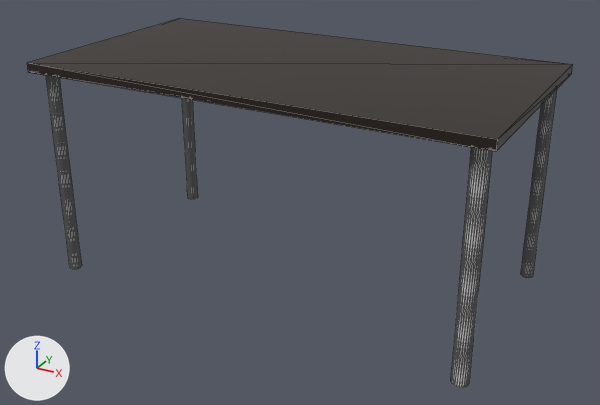
Before and after pictures for a commit that changed the COLLADA model models/stol/meshes/Stol.dae.
Rendered twice from a camera (50 mm lens) standing at (1.95, -1.894, 1.375) and looking at (0.739, 0.307, 0.275). Lighting does not change. The marker at lower left points along +X, +Y and +Z. Mesh edges are drawn as thin lines. Where no turn or scale is listed for an object, it has been applied to the vertices.

In view in the first picture: 'Stół'.
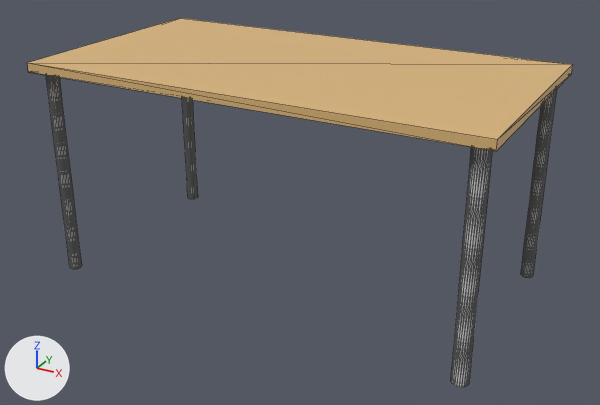
Edits to the bpy script that builds the scene:
```text
Change mat_material:
    mat_material.base_color: (0.0181, 0.00959, 0.00495) -> (0.723, 0.469, 0.194)  # black #25190f -> beige #ddb67a
```

Changed parts and their boxes (x1, y1, x2, y2) in the pictures (600 x 405 px):
'Stół', recoloured
    both: (27, 18, 573, 154)
